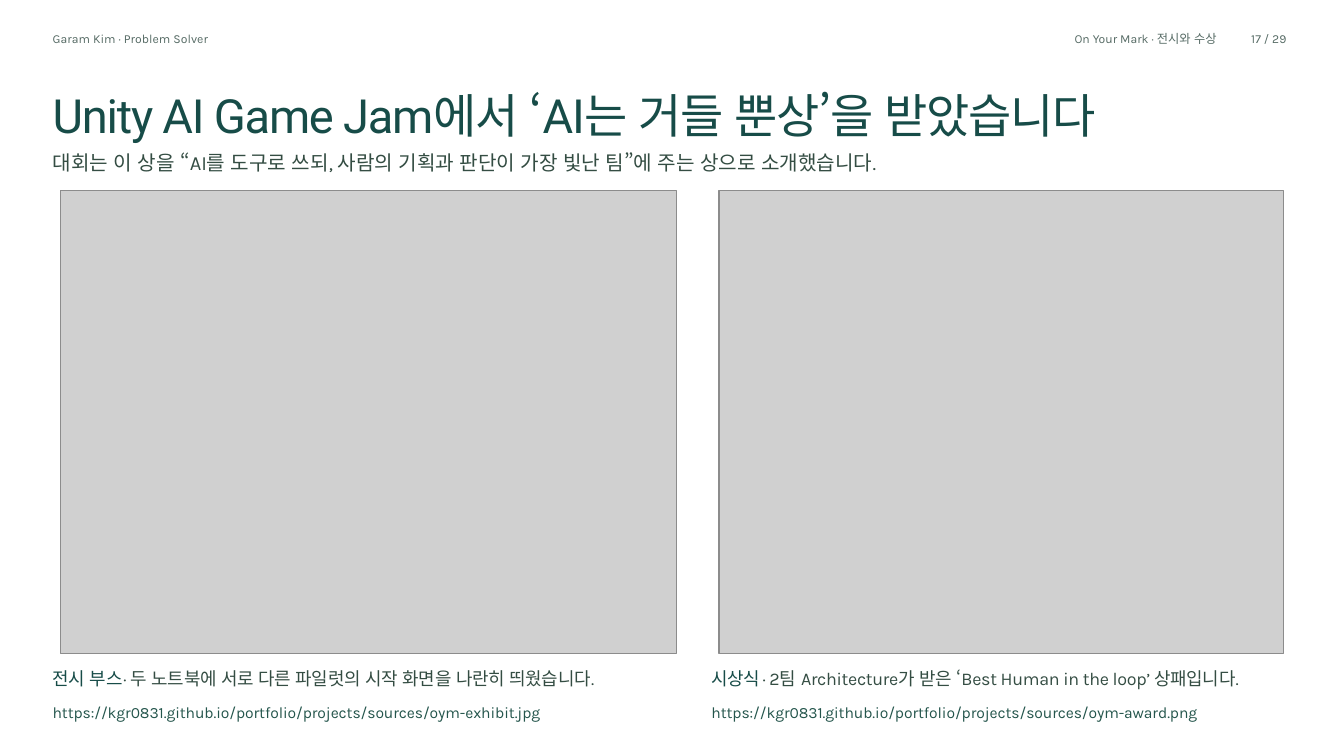
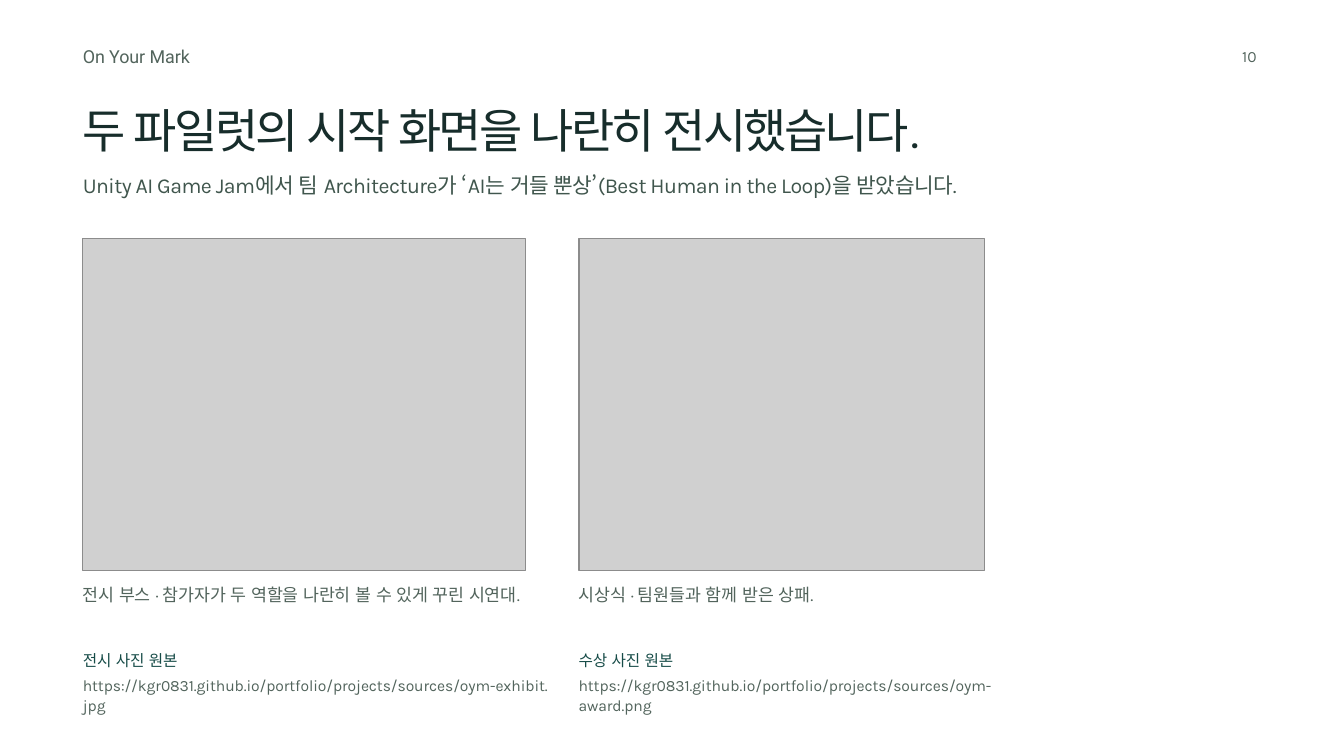
Before and after one commit to kgr0831/kgr0831.github.io, a slide deck: slide 10 of portfolio/pearlabyss/portfolio.pptx (slide 17 before the commit). Drawn at 1344x756 pixels with LibreOffice and Linux fonts; fonts in the diff are those of the drawing; grey boxes stand for pictures; background and template pictures are left out. Boxes give left, top, right and bottom in pixels: in the first picture for what was removed or moved away, otherwise in the second. Text is boxed around its words. In the diff, an @@ line names an element or a change of style, - is before the commit and + after.

Commit message:
Edit the portfolio around project intent and process with a quieter 17-page layout

```diff
--- a/portfolio/pearlabyss/portfolio.pptx
+++ b/portfolio/pearlabyss/portfolio.pptx
@@ text removed at box(53, 34, 208, 43) @@
-Garam Kim · Problem Solver
@@ text added at box(83, 49, 190, 63), 12 pt, text #52645C @@
+On Your Mark
@@ text removed at box(1075, 33, 1217, 44) @@
-On Your Mark · 전시와 수상
@@ text added at box(1242, 52, 1256, 62), 10.5 pt, text #52645C @@
+10
@@ text removed at box(1251, 35, 1286, 43) @@
-17 / 29
@@ text at box(83, 109, 922, 152): text changed; size 12 to 31.5 pt; font Karla to Roboto; text colour #344D43 to #172D2B @@
-· 두 노트북에 서로 다른 파일럿의 시작 화면을 나란히 띄웠습니다.
+두 파일럿의 시작 화면을 나란히 전시했습니다.
@@ text removed at box(53, 152, 876, 172) @@
-대회는 이 상을 “AI를 도구로 쓰되, 사람의 기획과 판단이 가장 빛난 팀”에 주는 상으로 소개했습니다.
@@ text at box(83, 174, 957, 198): text changed; size 31.5 to 14.2 pt; font Roboto to Karla; text colour #174C48 to #40564D @@
-Unity AI Game Jam에서 ‘AI는 거들 뿐상’을 받았습니다
+Unity AI Game Jam에서 팀 Architecture가 ‘AI는 거들 뿐상’(Best Human in the Loop)을 받았습니다.
@@ picture: place and size @@
-picture at box(60, 190, 676, 653)
+picture at box(83, 239, 525, 570)
@@ picture: place and size @@
-picture at box(719, 190, 1284, 653)
+picture at box(580, 239, 985, 570)
@@ text added at box(83, 586, 520, 603), 11.6 pt, text #52645C @@
+전시 부스 · 참가자가 두 역할을 나란히 볼 수 있게 꾸린 시연대.
@@ text added at box(579, 586, 814, 603), 11.6 pt, text #52645C @@
+시상식 · 팀원들과 함께 받은 상패.
@@ text at box(83, 653, 178, 668): text changed; size 12 to 10.5 pt; font Lato to Roboto @@
-전시 부스
+전시 사진 원본
@@ text added at box(579, 653, 674, 668), 10.5 pt, text #174C48 @@
+수상 사진 원본
@@ text at box(83, 679, 548, 695): text changed; text colour #24554C to #52645C @@
-https://kgr0831.github.io/portfolio/projects/sources/oym-exhibit.jpg
+https://kgr0831.github.io/portfolio/projects/sources/oym-exhibit.
@@ text at box(579, 679, 992, 695): text changed; text colour #24554C to #52645C @@
-https://kgr0831.github.io/portfolio/projects/sources/oym-award.png
+https://kgr0831.github.io/portfolio/projects/sources/oym-
@@ text removed at box(711, 670, 760, 687) @@
-시상식
@@ text removed at box(769, 669, 1238, 690) @@
-· 2팀 Architecture가 받은 ‘Best Human in the loop’ 상패입니다.
@@ text added at box(83, 700, 106, 715), 10.5 pt, text #52645C @@
+jpg
@@ text added at box(579, 700, 652, 715), 10.5 pt, text #52645C @@
+award.png
```
Also in this commit, not shown: 7 other slides changed, 9 slides added, 21 slides removed, 8 other files.
